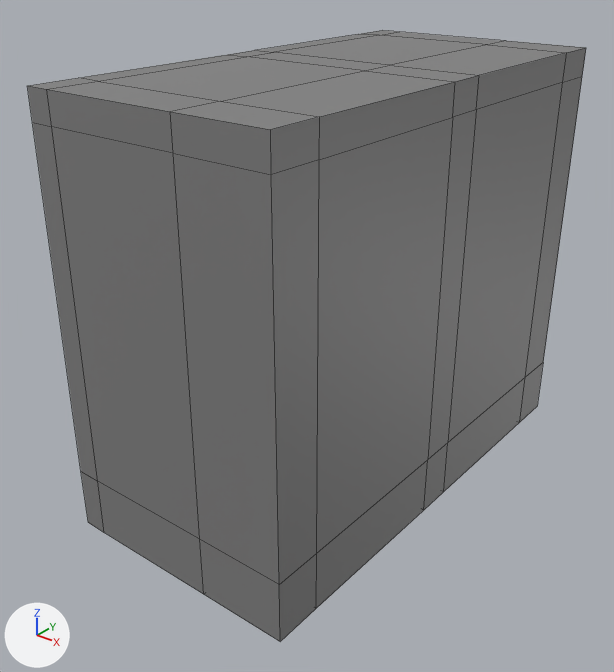
One commit to the FBX model Assets/Models Rescaled/Fridge.fbx: the scene before it, then after it.
The view is the same before and after, from a 50 mm lens placed at (3.99, -0.3, 2.13), pointed at (1.55, 2.75, 0.24). Arrows for +X, +Y and +Z are at lower left; the lights stay in place. The older version comes first. Mesh edges are drawn as thin lines. Where no turn or scale is listed for an object, it has been applied to the vertices. Vertices at exactly the same position are counted once.

In view in the first picture: 'Fridge'.
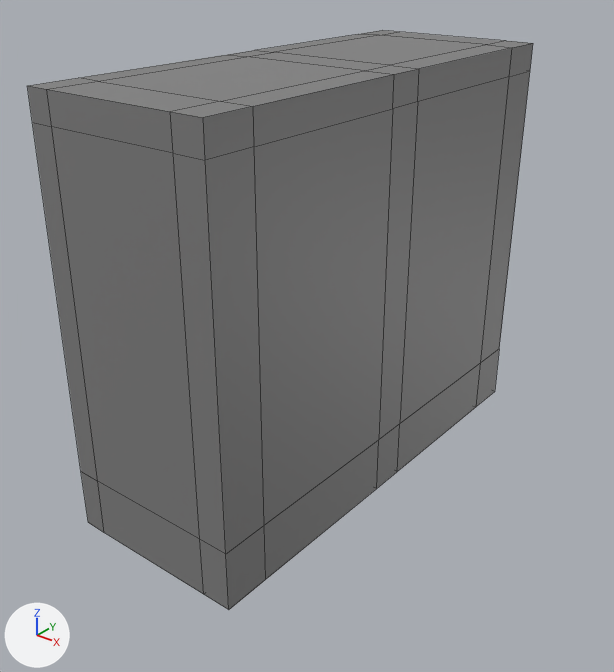
Where the change shows, as pixel boxes (x1, y1, x2, y2) in the pictures (614 x 672 px; the box of a moved part takes in the faces that stretch with it):
```json
{"object": "Fridge", "change": "reshaped", "before": [27, 30, 586, 641], "after": [27, 30, 533, 610], "on screen": "9% narrower"}
{"part": 1, "of": "me_mesh", "change": "moved or reshaped", "before": [200, 42, 586, 641], "after": [200, 42, 533, 610]}
```

Edits to the scene script, one JSON object a line:
```json
{"block": "me_mesh", "where": "# used by ob_fridge; location = (2.244, 4.169, -0.574)"}
{"op": "remove", "block": "me_mesh", "code": "me_mesh.from_pydata(...)  # 692 vertices, 694 faces; spans x -1.32..0.0, y -2.47..0.0, z 0.0..2.13"}
{"op": "add", "block": "me_mesh", "code": "me_mesh.from_pydata(...)  # 692 vertices, 694 faces; spans x -1.32..-0.29, y -2.47..0.0, z 0.0..2.13"}
{"block": "me_mesh", "change": "me_mesh part 1: all 24 vertices in x 0.0, y -2.47..0.0, z 0.0..2.13 are moved by (-0.29, 0.0, 0.0)"}
```
